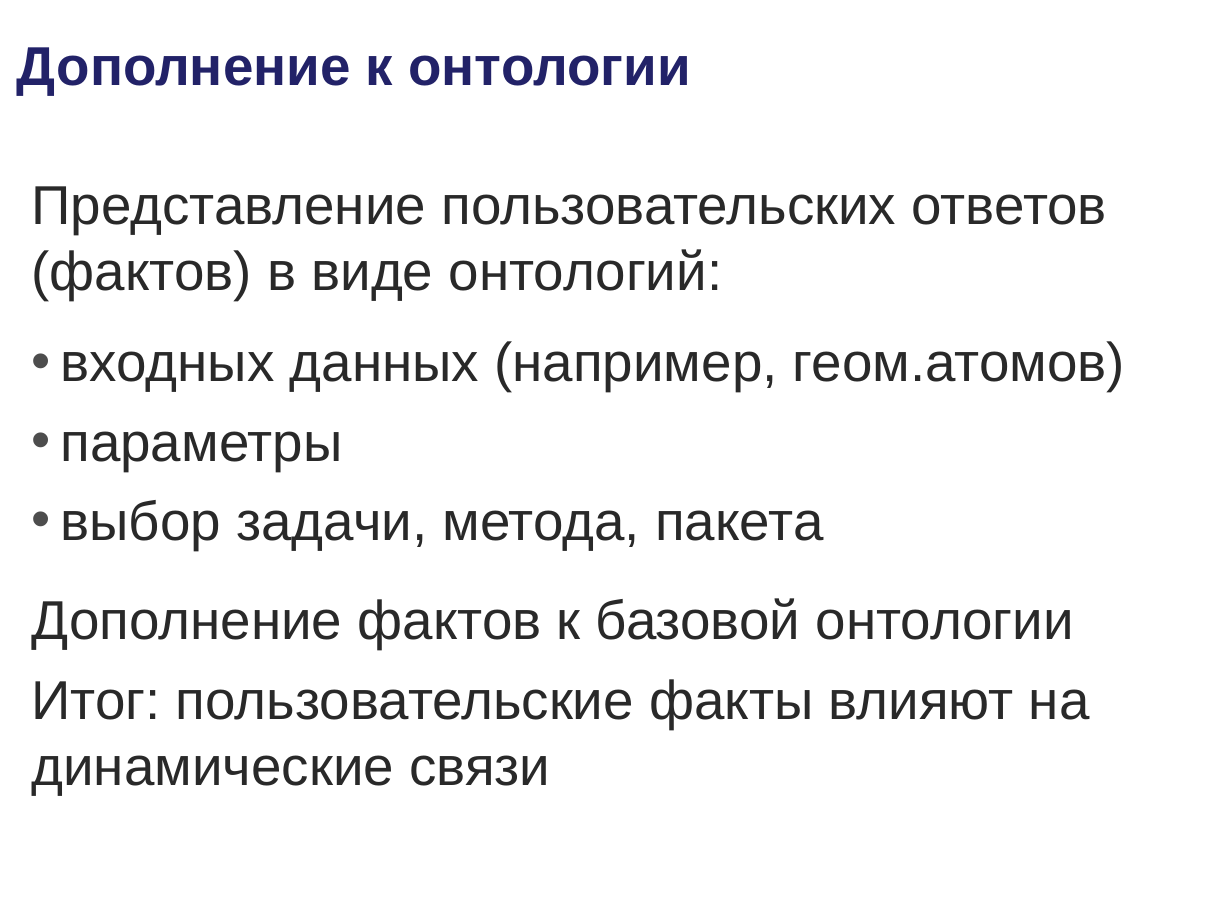
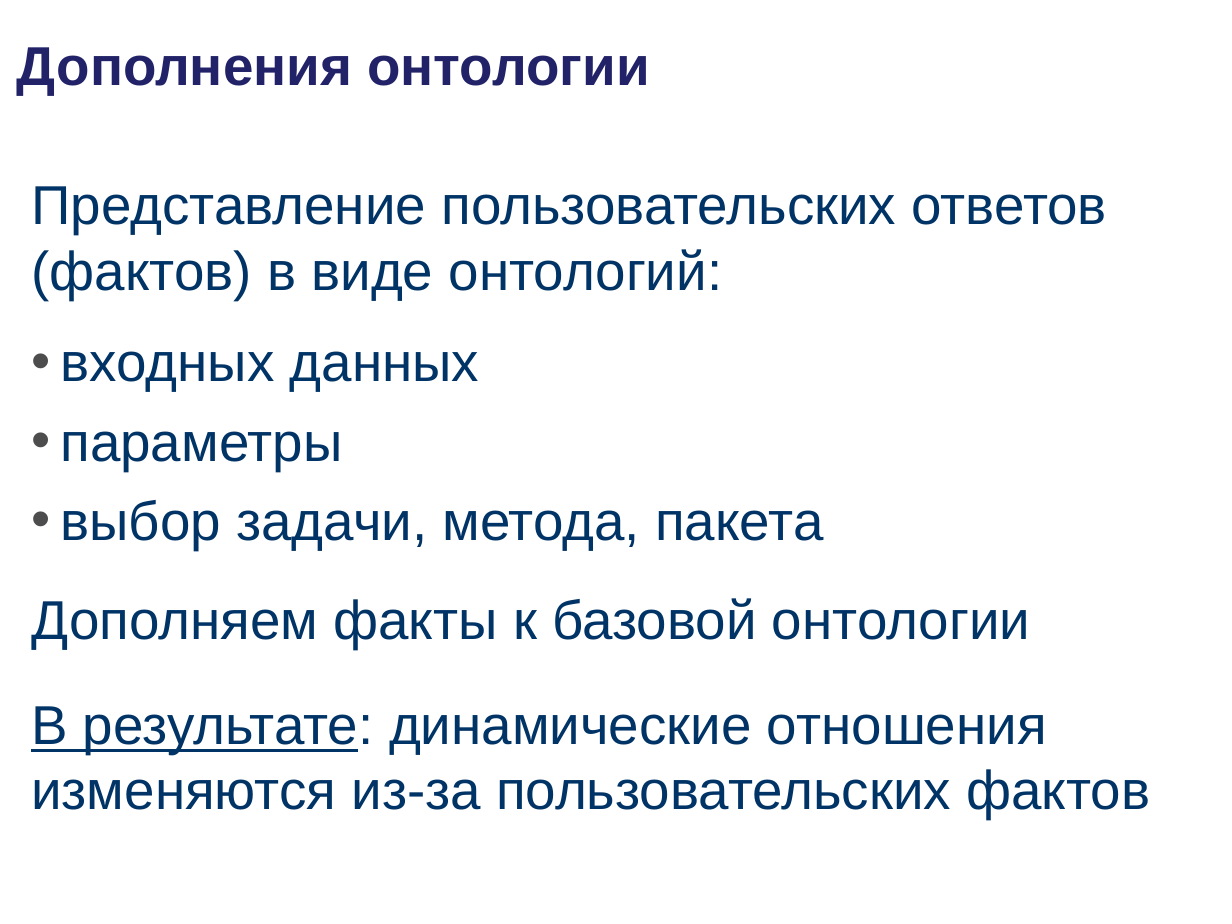
Before and after one commit to podtelkin/NII-NKT, a slide deck: slide 15 of master/master.ppt. Drawn at 1232x924 pixels with LibreOffice and Linux fonts; fonts in the diff are those of the drawing; background and template pictures are left out. Boxes give left, top, right and bottom in pixels: in the first picture for what was removed or moved away, otherwise in the second. Text is boxed around its words. In the diff, an @@ line names an element or a change of style, - is before the commit and + after.

Commit message:
update

```diff
--- a/master/master.ppt
+++ b/master/master.ppt
@@ title at (x1=17, y1=47, x2=649, y2=95): text changed @@
-Дополнение к онтологии
+Дополнения онтологии
@@ text at (x1=31, y1=186, x2=1108, y2=550): text colour #292929 to #003366 in "Представление пользовательских ответов (фактов) в виде онтол ...", "параметры", "выбор задачи, метода, пакета" @@
@@ text at (x1=60, y1=351, x2=480, y2=391): text changed; text colour #292929 to #003366 @@
-• входных данных (например, геом.атомов)
+• входных данных
@@ text at (x1=31, y1=598, x2=1150, y2=819): text changed; text colour #292929 to #003366 @@
-Дополнение фактов к базовой онтологии
-Итог: пользовательские факты влияют на динамические связи
+Дополняем факты к базовой онтологии
+В результате: динамические отношения изменяются из-за пользовательских фактов
```
Also in this commit, not shown: 10 other slides changed, 1 slide added, 1 slide removed.
